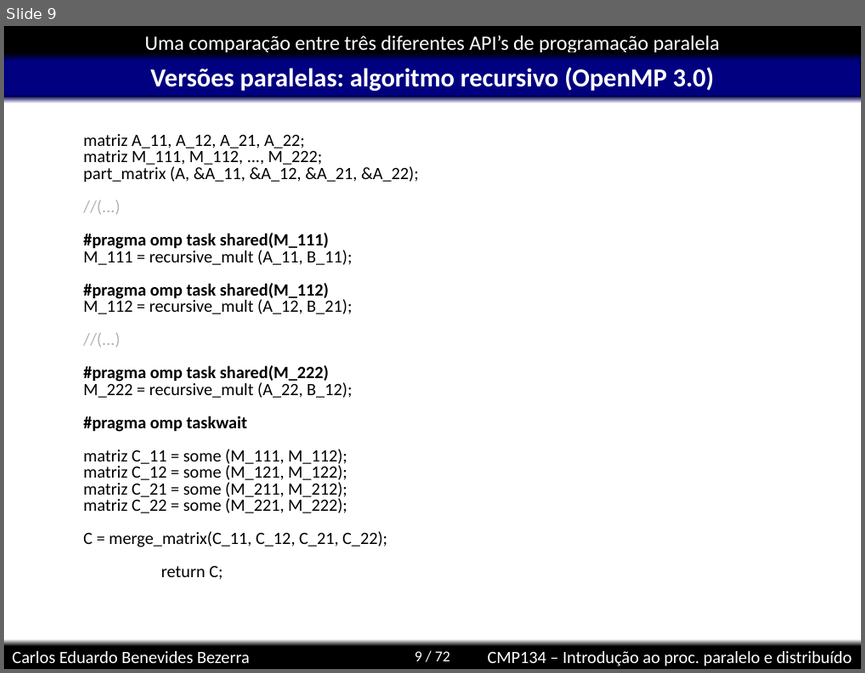
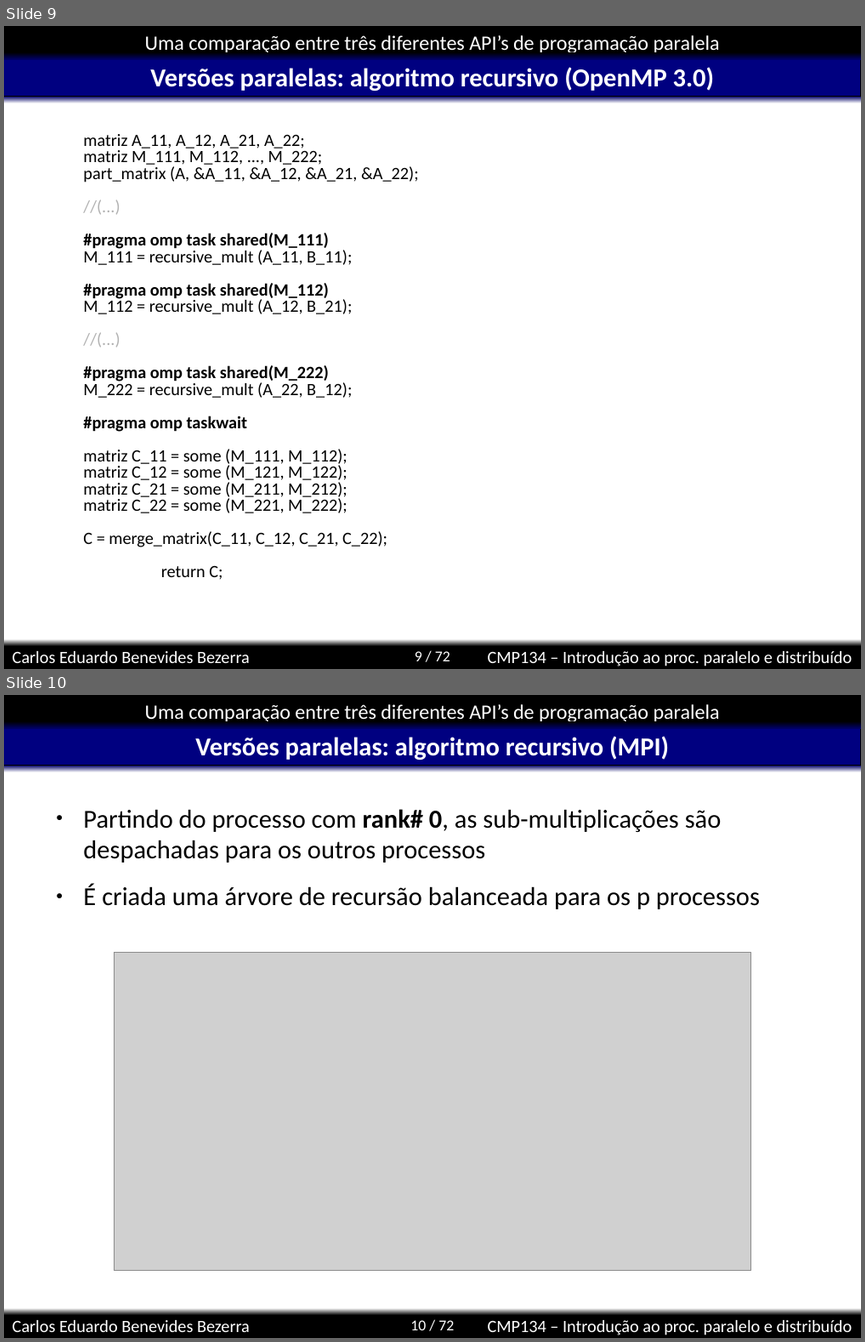
Before and after one commit to kdubezerra/kdubezerra, a slide deck: disciplinas/cmp134/mmat/mmat.ppt. Shown one above the other, each under a label of ours: slide 9 before the commit, slides 9 and 10 after it. The pictures are 865x673 and 865x1342 pixels, drawn with LibreOffice and Linux fonts; fonts in the diff are those of the drawing; grey boxes stand for pictures; background and template pictures are left out. Boxes give left, top, right and bottom in pixels: in the first picture for what was removed or moved away, otherwise in the second. Text is boxed around its words. In the diff, an @@ line names an element or a change of style, - is before the commit and + after.

```diff
--- a/disciplinas/cmp134/mmat/mmat.ppt
+++ b/disciplinas/cmp134/mmat/mmat.ppt
@@ slide 10 added at bbox=[4, 695, 861, 1338], background #FFFFFF; not listed: 8 template elements that a slide beside it also shows @@
@@ title added at bbox=[195, 736, 669, 760], 24 pt, text #FFFFFF, bold @@
+Versões paralelas: algoritmo recursivo (MPI)
@@ text added at bbox=[83, 809, 760, 909], 24 pt, text #000000 @@
+● Partindo do processo com rank# 0, as sub-multiplicações são despachadas para os outros processos
+● É criada uma árvore de recursão balanceada para os p processos
@@ picture added at bbox=[114, 953, 750, 1270] @@
```
Also in this commit, not shown: 1 slide changed, 2 other slides added, 11 other files.
